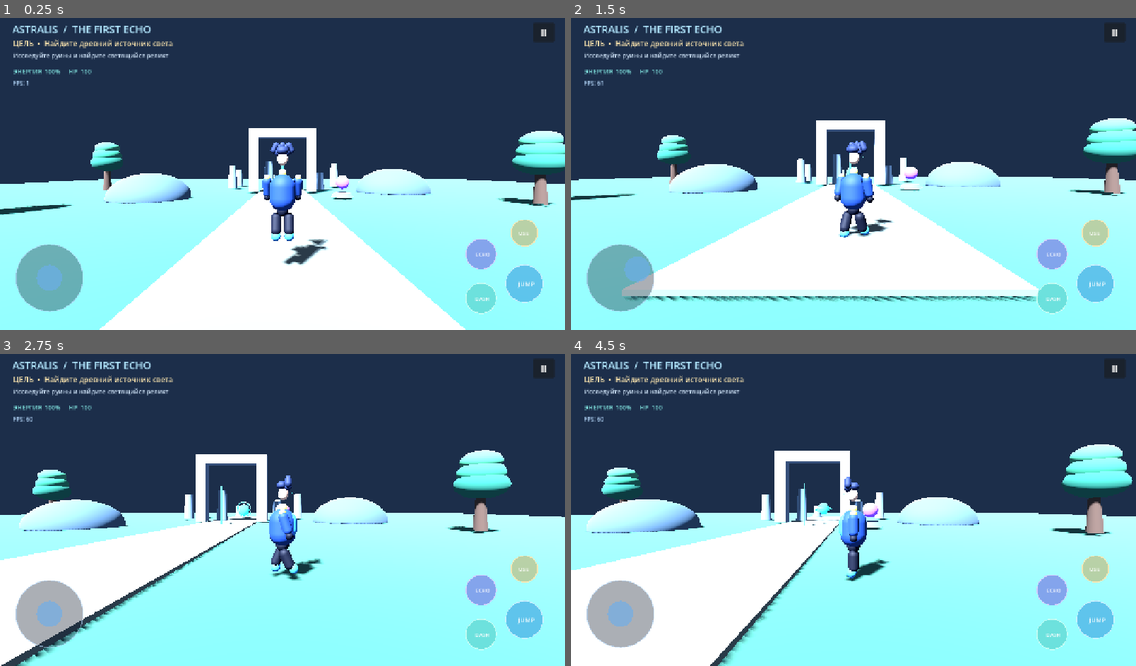
Above: before the commit, frames 1-4 (two rows, left to right).
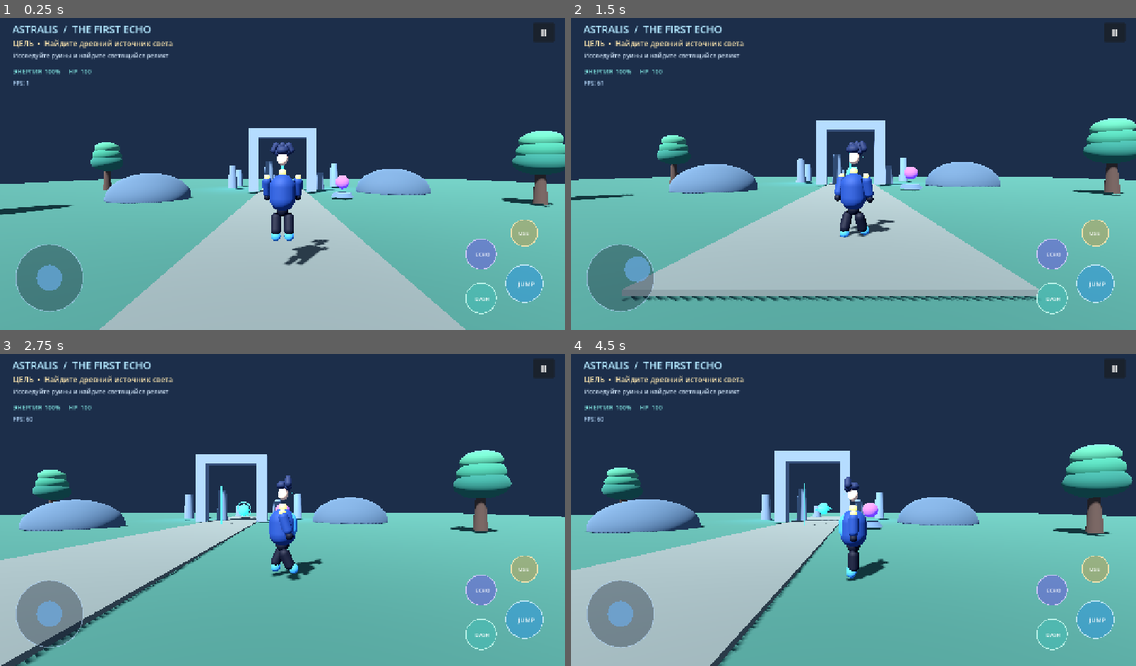
Above: after the commit, the same moments.

Repository: Phantom220-hub/ASTRALIS-RPG
Game: Godot game, scene res://scenes/main/Main.tscn
Two runs of this game, one before a commit and one after it. Both use one fixed random seed, a clock stepped at 60 frames per second and the inputs below.
Inputs (mouse positions are in pixels of both pictures, inside the frame that each line leads up to):
- Up to frame 1 (0.25 s): no input
- Up to frame 2 (1.5 s): tap Enter (ui_accept) at 0.5 s; drag from (853, 170) to (910, 102) at 0.52 s; drag from (740, 186) to (825, 233) at 1.27 s
- Up to frame 3 (2.75 s): move the mouse to (339, 438) at 2.02 s; hold D (move_right) from 2.03 s (still down); tap E (interact) at 2.1 s
- Up to frame 4 (4.5 s): release D (move_right) at 2.75 s; drag from (825, 569) to (684, 460) at 2.77 s; move the mouse to (1023, 553) at 3.52 s; hold A (move_left) 3.53-4.25 s; tap E (interact) at 3.6 s; tap Enter (ui_accept) at 3.77 s; drag from (684, 460) to (768, 428) at 4.27 s

The runs differ from the first frame. In frame 1, 50% of the frame differs, in the area x 0-100%, y 35-100%; in frame 2, 51%; in frame 3, 51%; in frame 4, 52%, in the area x 0-100%, y 28-100%.

Commit message:
Avoid duplicate world environment and lights from main scene

Diff:
--- a/scripts/world/world_bootstrap.gd
+++ b/scripts/world/world_bootstrap.gd
@@ -9,7 +9,6 @@
 var _relic: Area3D
 
 func _ready() -> void:
-	_setup_sky_and_lighting()
 	_build_first_region()
 	var player := PLAYER_SCENE.instantiate()
 	player.position = Vector3(0.0, 1.2, 7.0)
